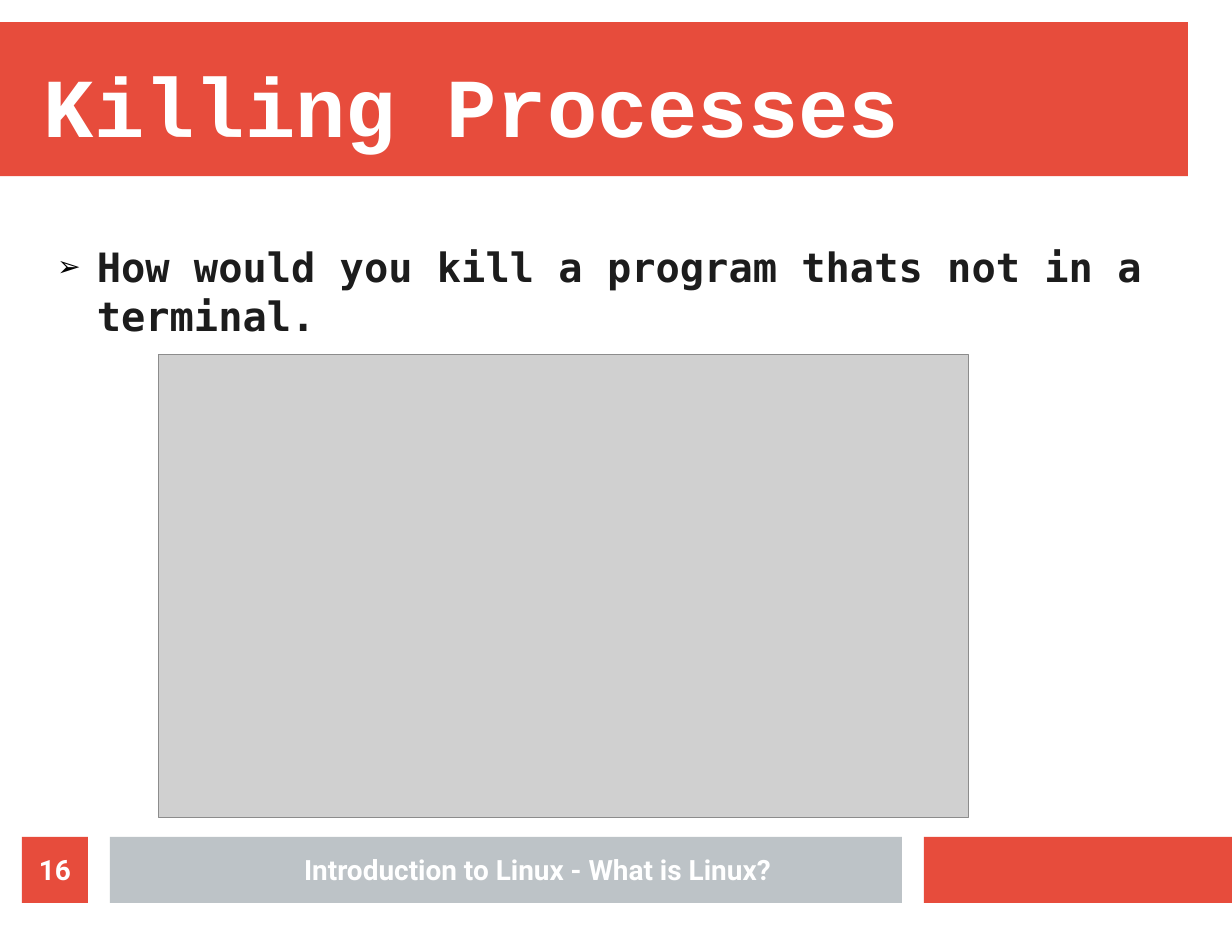
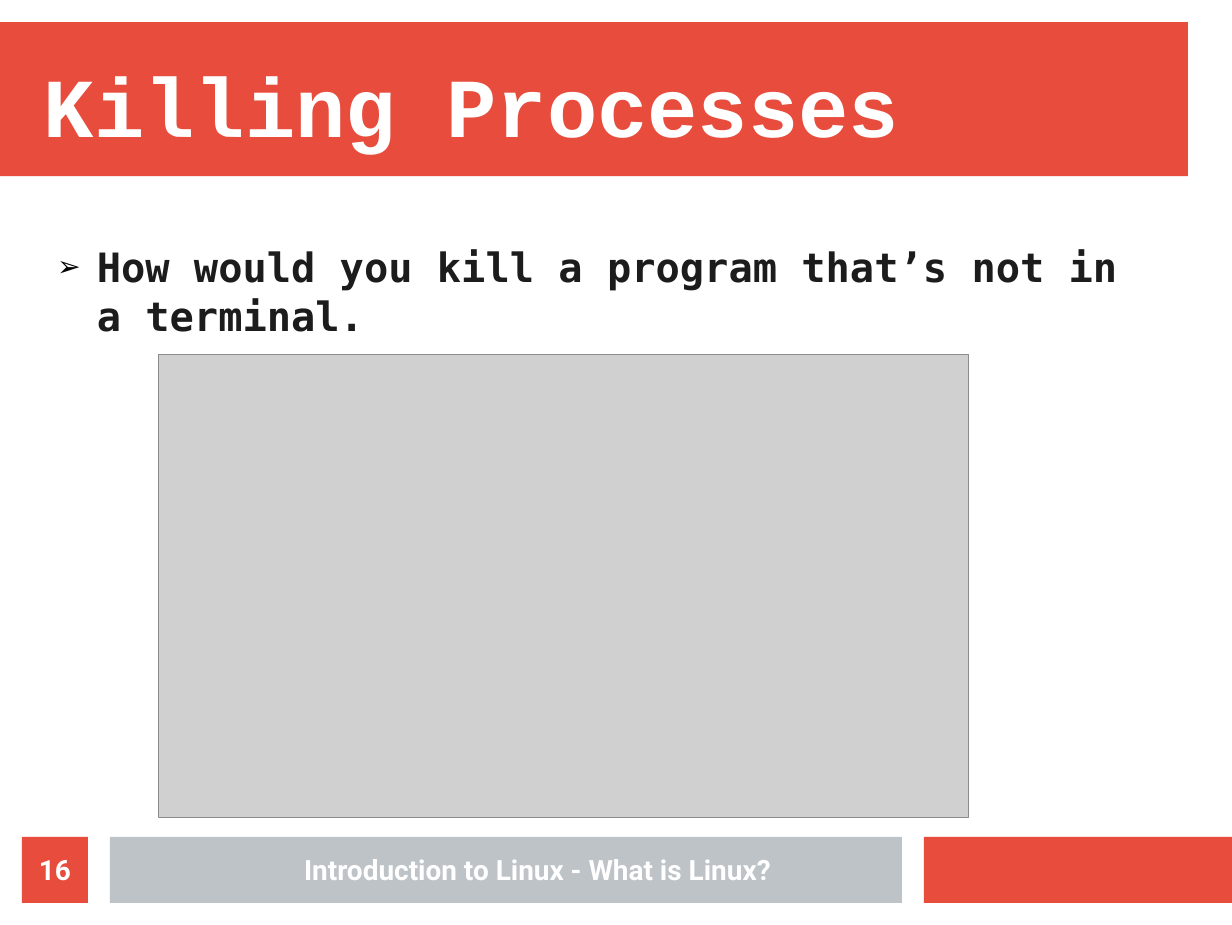
Before and after one commit to Nhlakanipho-Biyela/Intro_To_Linux_Course, a slide deck: slide 16 of Lecture_Slides/Lecture_4/ITL_Lecture_4_Processes.odp. Drawn at 1232x925 pixels with LibreOffice and Linux fonts; fonts in the diff are those of the drawing; grey boxes stand for pictures; background and template pictures are left out. Boxes give left, top, right and bottom in pixels: in the first picture for what was removed or moved away, otherwise in the second. Text is boxed around its words. In the diff, an @@ line names an element or a change of style, - is before the commit and + after.

```diff
--- a/Lecture_Slides/Lecture_4/ITL_Lecture_4_Processes.odp
+++ b/Lecture_Slides/Lecture_4/ITL_Lecture_4_Processes.odp
@@ text at (x1=97, y1=249, x2=1118, y2=332): text changed @@
-➢ How would you kill a program thats not in a terminal.
+➢ How would you kill a program that’s not in a terminal.
```
Also in this commit, not shown: 6 other slides changed, 1 slide added, 2 other files.
